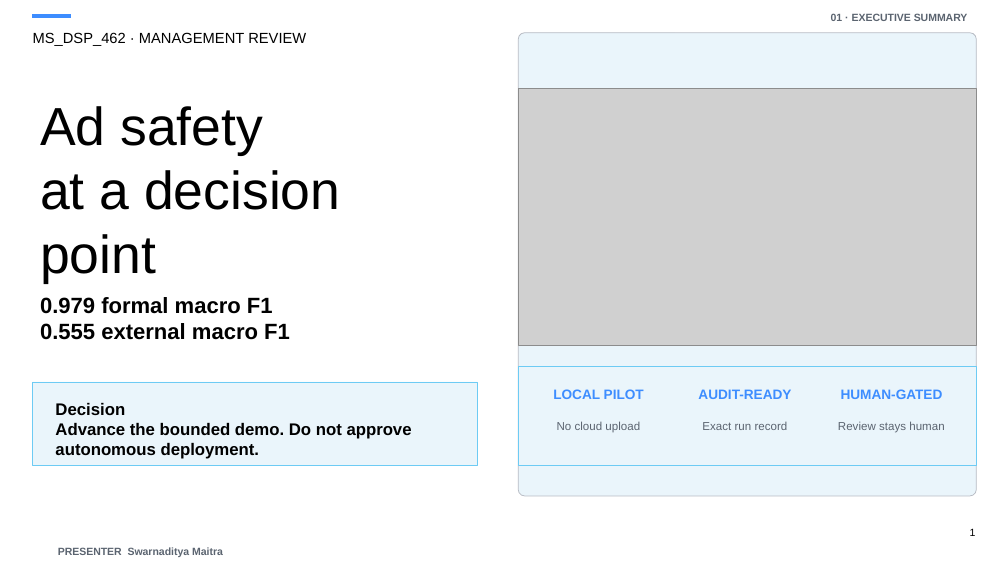
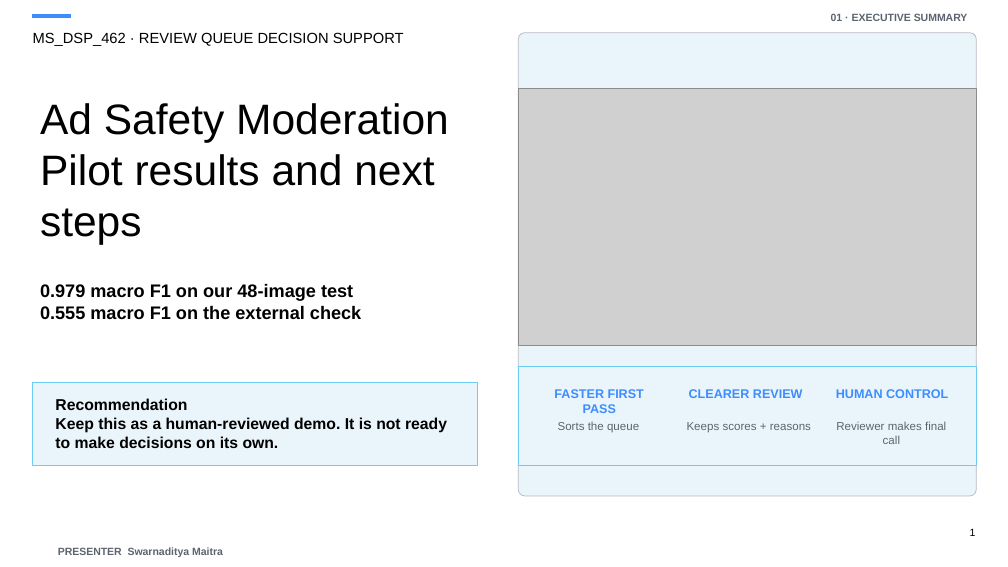
Before and after one commit to Swarnaditya-Maitra/MS_DSP_462_ComputerVision_ad-safety-moderation-pipeline, a slide deck: slide 1 of outputs/presentation/ad_safety_management_presentation.pptx. Drawn at 1008x567 pixels with LibreOffice and Linux fonts; fonts in the diff are those of the drawing; grey boxes stand for pictures. Boxes give left, top, right and bottom in pixels: in the first picture for what was removed or moved away, otherwise in the second. Text is boxed around its words. In the diff, an @@ line names an element or a change of style, - is before the commit and + after.

Commit message:
Finalize submission artifacts and publish technical book

```diff
--- a/outputs/presentation/ad_safety_management_presentation.pptx
+++ b/outputs/presentation/ad_safety_management_presentation.pptx
@@ text at box(33, 32, 404, 46): text changed @@
-MS_DSP_462 · MANAGEMENT REVIEW
+MS_DSP_462 · REVIEW QUEUE DECISION SUPPORT
@@ text at box(40, 103, 449, 244): text changed; size 51 to 40.5 pt @@
-Ad safety
-at a decision
-point
+Ad Safety Moderation
+Pilot results and next steps
@@ text at box(40, 284, 361, 319): text changed; size 21 to 17.2 pt @@
-0.979 formal macro F1
-0.555 external macro F1
+0.979 macro F1 on our 48-image test
+0.555 macro F1 on the external check
@@ text at box(554, 389, 644, 413): text changed; size 13 to 12 pt @@
-LOCAL PILOT
+FASTER FIRST PASS
@@ text at box(689, 389, 803, 398): text changed; size 13 to 12 pt @@
-AUDIT-READY
+CLEARER REVIEW
@@ text at box(836, 389, 948, 398): text changed; size 13 to 12 pt @@
-HUMAN-GATED
+HUMAN CONTROL
@@ text at box(55, 398, 447, 448): text changed; size 16 to 15 pt @@
-Decision
-Advance the bounded demo. Do not approve autonomous deployment.
+Recommendation
+Keep this as a human-reviewed demo. It is not ready to make decisions on its own.
@@ text at box(558, 422, 639, 432): text changed @@
-No cloud upload
+Sorts the queue
@@ text at box(687, 422, 811, 433): text changed @@
-Exact run record
+Keeps scores + reasons
@@ text at box(836, 421, 946, 444): text changed @@
-Review stays human
+Reviewer makes final call
```
Also in this commit, not shown: 14 other slides changed, 39 other files.
